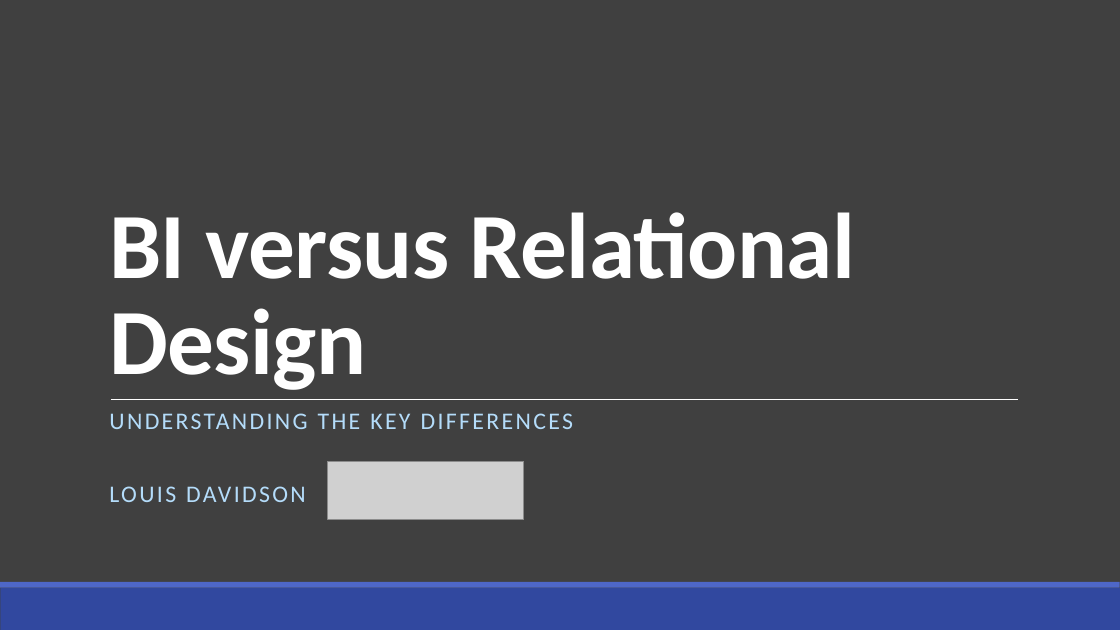
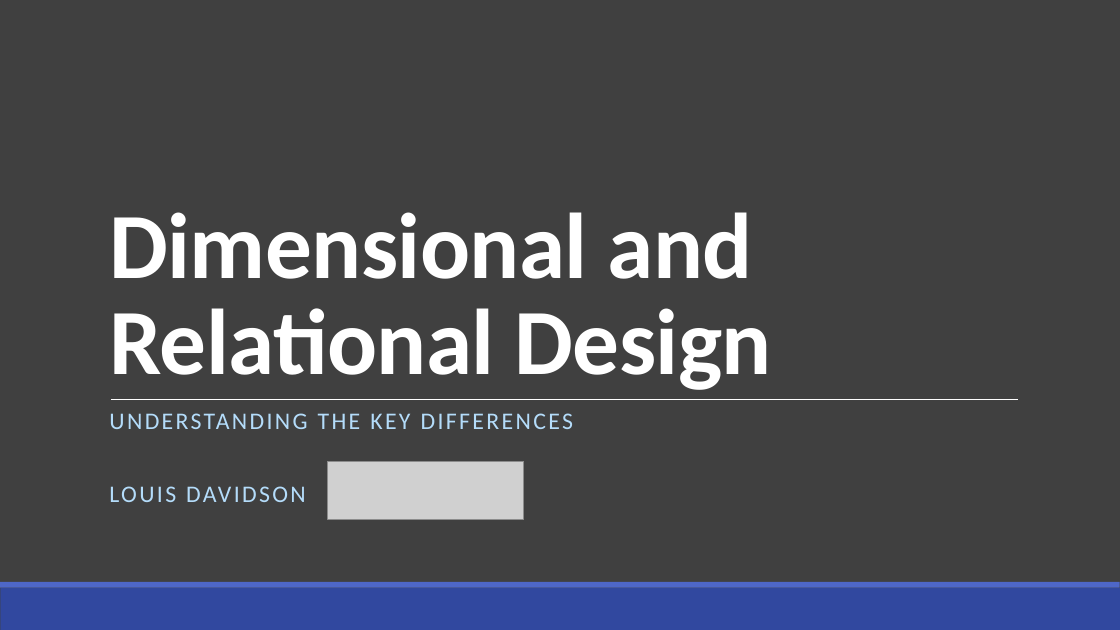
Before and after one commit to drsqlgithub/Presentation-Downloads, a slide deck: slide 1 of BI Versus Relational Design/Bi Versus Relational.pptx. Drawn at 1120x630 pixels with LibreOffice and Linux fonts; fonts in the diff are those of the drawing; grey boxes stand for pictures. Boxes give left, top, right and bottom in pixels: in the first picture for what was removed or moved away, otherwise in the second. Text is boxed around its words. In the diff, an @@ line names an element or a change of style, - is before the commit and + after.

```diff
--- a/BI Versus Relational Design/Bi Versus Relational.pptx
+++ b/BI Versus Relational Design/Bi Versus Relational.pptx
@@ title at bbox=[109, 212, 772, 390]: text changed @@
-BI versus Relational Design
+Dimensional and Relational Design
```
Also in this commit, not shown: 3 other slides changed, 3 other files.
